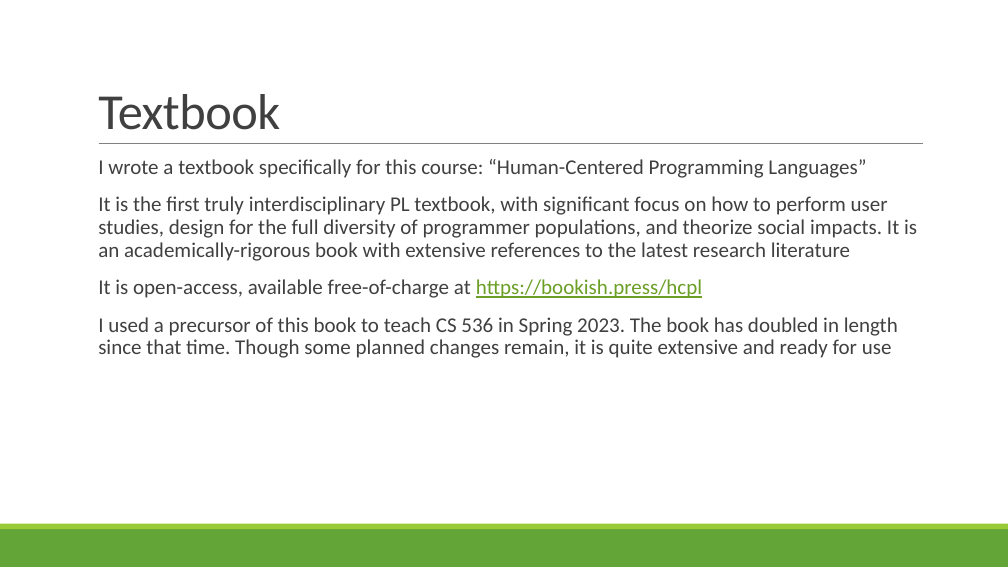
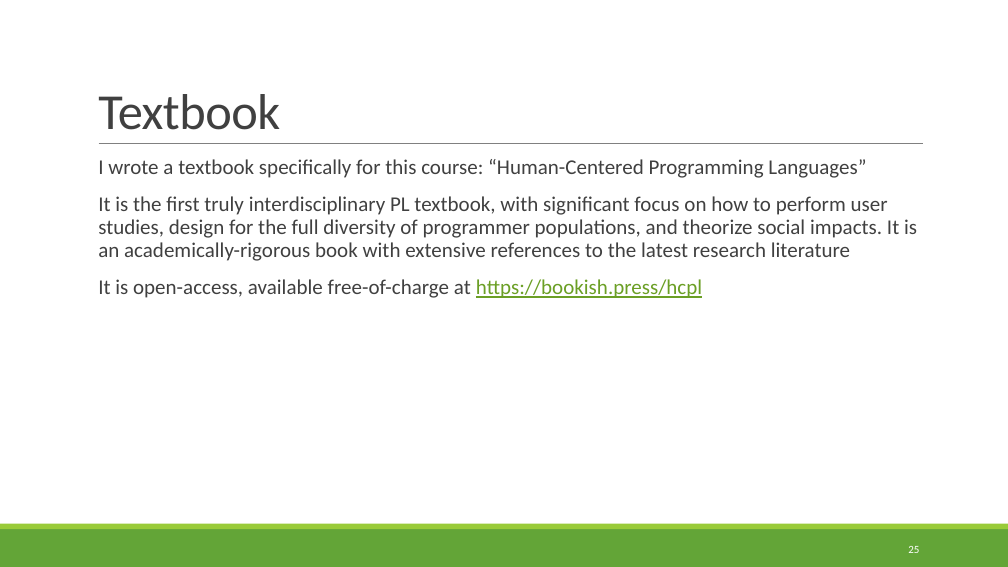
Before and after one commit to rbohrer/pl-course, a slide deck: slide 25 of LectureSlides/01Intro.pptx (slide 28 before the commit). Drawn at 1008x567 pixels with LibreOffice and Linux fonts; fonts in the diff are those of the drawing. Boxes give left, top, right and bottom in pixels: in the first picture for what was removed or moved away, otherwise in the second. Text is boxed around its words. In the diff, an @@ line names an element or a change of style, - is before the commit and + after.

Commit message:
adapt slides for CS 536 in the spring

```diff
--- a/LectureSlides/01Intro.pptx
+++ b/LectureSlides/01Intro.pptx
@@ text at [98,317,898,358]: paragraph removed @@
-  I used a precursor of this book to teach CS 536 in Spring 2023. The book has doubled in length since that time. Though some planned changes remain, it is quite extensive and ready for use
@@ page number added at [908,546,919,553], 10.5 pt, text #FFFFFF @@
+25
```
Also in this commit, not shown: 36 other slides changed, 3 slides removed, 15 other files.
